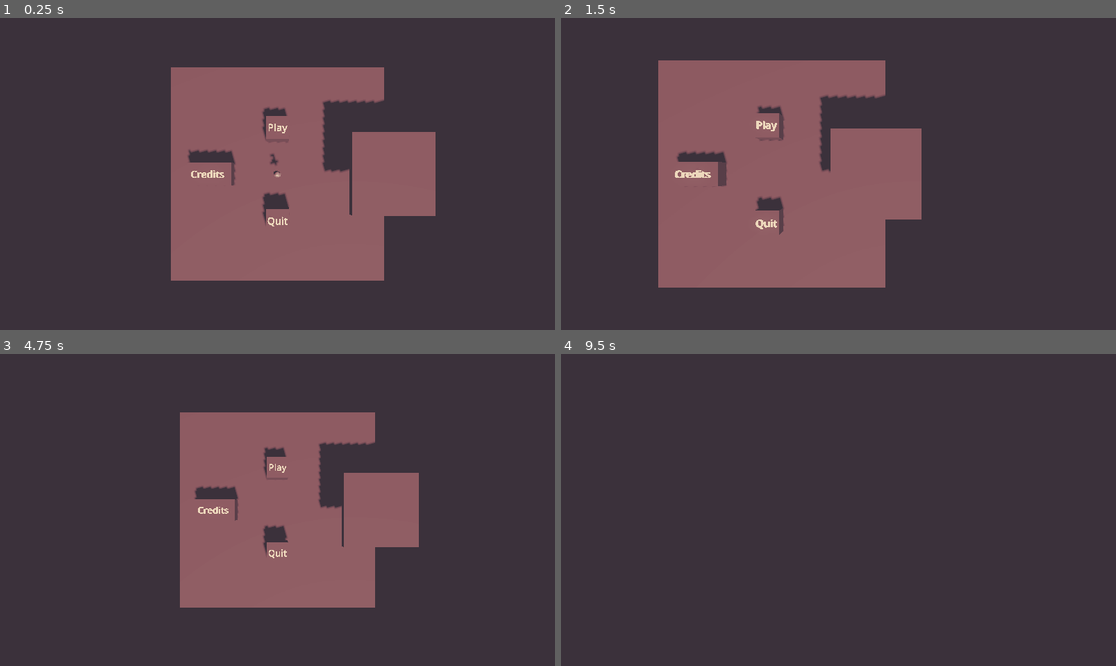
Above: before the commit, frames 1-4 (two rows, left to right).
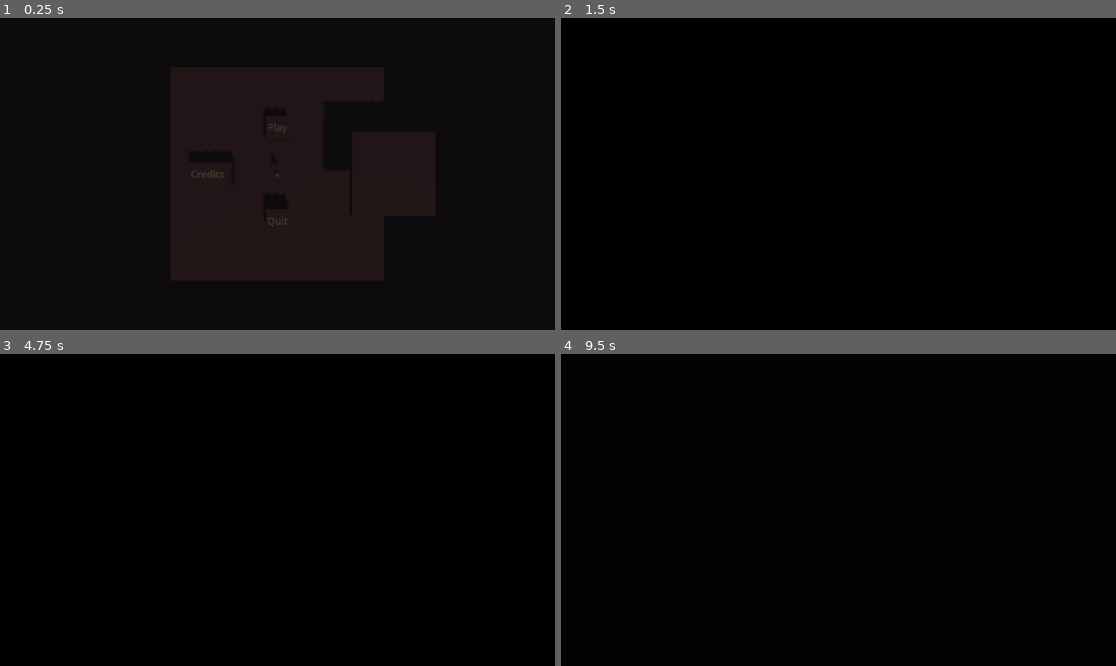
Above: after the commit, the same moments.

Repository: Raftatul/game-jam-behavior-2025
Game: Godot game, scene res://src/levels/main_menu.tscn
Two runs of this game, one before a commit and one after it. Both use one fixed random seed, a clock stepped at 60 frames per second and the inputs below. The engine's default icon, where the game draws it, is replaced by a stand-in: a white triangle on a blue panel in a dark square.
Inputs:
- Up to frame 1 (0.25 s): no input
- Up to frame 2 (1.5 s): tap Enter (ui_accept) at 0.5, 0.77 s; hold Right (ui_right) 0.53-1.28 s; tap Shift (dash) at 0.6 s; hold Down (ui_down) from 1.28 s (still down); tap E (switch_camera) at 1.35 s
- Up to frame 3 (4.75 s): tap Enter (ui_accept) at 1.52, 2, 2.75, 3.02, 3.5, 3.77, 4.25, 4.52 s; release Down (ui_down) at 2.03 s; hold Right (ui_right) 2.03-2.78 s; tap Shift (dash) at 2.1, 3.6 s; hold Up (ui_up) 2.78-3.53 s; tap E (switch_camera) at 2.85, 4.35 s; hold Left (ui_left) from 3.53 s (still down)
- Up to frame 4 (9.5 s): release Left (ui_left) at 5.03 s; hold Down (ui_down) 5.03-5.78 s; tap Shift (dash) at 5.1, 6.6, 8.1 s; hold Right (ui_right) 5.78-6.53 s; tap E (switch_camera) at 5.85, 7.35, 8.85 s; tap Enter (ui_accept) at 6.02, 6.77, 7.25, 7.52, 9.02 s; hold Up (ui_up) 6.53-7.28 s; hold Right (ui_right) 7.28-8.03 s; hold Down (ui_down) 8.03-8.78 s; hold Left (ui_left) from 8.78 s (still down)

The runs differ from the first frame. In frame 1, 100% of the frame differs, in the area x 0-100%, y 0-100%; in frame 2, 100%; in frame 3, 100%; in frame 4, 100%.

Commit message:
Add death screen

Diff:
--- a/game-jam-behavior-2025/src/character/character.tscn
+++ b/game-jam-behavior-2025/src/character/character.tscn
@@ -67,6 +67,42 @@
 stream_0/stream = ExtResource("15_y5dg0")
 stream_1/stream = ExtResource("17_gn7y0")
 
+[sub_resource type="Animation" id="Animation_ih6im"]
+resource_name = "death"
+tracks/0/type = "value"
+tracks/0/imported = false
+tracks/0/enabled = true
+tracks/0/path = NodePath(".:self_modulate")
+tracks/0/interp = 1
+tracks/0/loop_wrap = true
+tracks/0/keys = {
+"times": PackedFloat32Array(0, 1),
+"transitions": PackedFloat32Array(1, 1),
+"update": 0,
+"values": [Color(1, 1, 1, 0), Color(1, 1, 1, 1)]
+}
+
+[sub_resource type="Animation" id="Animation_7wjtf"]
+length = 0.001
+tracks/0/type = "value"
+tracks/0/imported = false
+tracks/0/enabled = true
+tracks/0/path = NodePath(".:self_modulate")
+tracks/0/interp = 1
+tracks/0/loop_wrap = true
+tracks/0/keys = {
+"times": PackedFloat32Array(0),
+"transitions": PackedFloat32Array(1),
+"update": 0,
+"values": [Color(1, 1, 1, 1)]
+}
+
+[sub_resource type="AnimationLibrary" id="AnimationLibrary_giy1u"]
+_data = {
+&"RESET": SubResource("Animation_7wjtf"),
+&"death": SubResource("Animation_ih6im")
+}
+
 [node name="Character" type="CharacterBody3D"]
 script = ExtResource("1_yny20")
 move_duration = 0.25
@@ -83,23 +119,23 @@
 transform = Transform3D(0.9, 0, 0, 0, 0.9, 0, 0, 0, 0.9, 0, 0, 0)
 
 [node name="Skeleton3D" parent="character_v1/metarig" index="0"]
-bones/4/position = Vector3(-1.22936e-10, 0.769726, -0.0552)
+bones/4/position = Vector3(1.85255e-10, 0.775255, -0.0552)
 bones/4/rotation = Quaternion(0.0851639, 1.18776e-07, 1.01523e-08, 0.996367)
-bones/5/rotation = Quaternion(-0.0476529, -0.0230621, 0.0103598, 0.998544)
-bones/6/rotation = Quaternion(-0.0525264, -0.000345773, -0.0141983, 0.998519)
+bones/5/rotation = Quaternion(-0.0473851, 0.00955409, -0.0268659, 0.99847)
+bones/6/rotation = Quaternion(-0.0525222, -0.000462136, -0.0189765, 0.998439)
 bones/6/scale = Vector3(1, 1, 1)
 bones/7/rotation = Quaternion(0.0018179, -1.18802e-07, 2.17452e-10, 0.999998)
 bones/8/rotation = Quaternion(0.103174, 9.06654e-10, -8.42276e-10, 0.994663)
 bones/9/rotation = Quaternion(-0.0513563, 0.000142839, 0.00517193, 0.998667)
-bones/10/rotation = Quaternion(0.998537, -0.02955, 0.0161014, -0.0423249)
-bones/11/rotation = Quaternion(0.0258512, 0.00527523, 0.0547052, 0.998154)
-bones/12/rotation = Quaternion(0.0712765, 0.0367636, 0.0398461, 0.995982)
-bones/13/position = Vector3(0.0947961, 0.27153, -0.032885)
-bones/14/position = Vector3(-0.108246, 0.262082, 0.0280341)
-bones/16/rotation = Quaternion(0.976467, -0.0197302, 0.0136774, 0.214326)
-bones/17/rotation = Quaternion(0.271378, 0.000498986, -0.0420982, 0.961551)
-bones/19/rotation = Quaternion(0.976467, 0.0197301, -0.013677, 0.214326)
-bones/20/rotation = Quaternion(0.271379, -0.000498985, 0.0420981, 0.961551)
+bones/10/rotation = Quaternion(0.996403, 0.0357617, 0.0215583, -0.0737398)
+bones/11/rotation = Quaternion(-0.0449927, 0.0157084, -0.0037847, 0.998857)
+bones/12/rotation = Quaternion(0.0998396, 0.00163785, -0.0778581, 0.991951)
+bones/13/position = Vector3(0.103527, 0.230648, -0.0340384)
+bones/14/position = Vector3(-0.0995156, 0.221201, 0.0268807)
+bones/16/rotation = Quaternion(0.978922, -0.0178148, 0.0135366, 0.203008)
+bones/17/rotation = Quaternion(0.248019, 0.000502308, -0.0384745, 0.967991)
+bones/19/rotation = Quaternion(0.978922, 0.0178147, -0.0135363, 0.203008)
+bones/20/rotation = Quaternion(0.24802, -0.000502306, 0.0384745, 0.967991)
 
 [node name="Pivot" type="Marker3D" parent="."]
 transform = Transform3D(1, 0, 0, 0, 1, 0, 0, 0, 1, 0, 1, 0)
@@ -169,6 +205,22 @@
 [node name="Step1Reverb" type="AudioStreamPlayer" parent="."]
 stream = SubResource("AudioStreamRandomizer_6hfyb")
 
+[node name="CanvasLayer" type="CanvasLayer" parent="."]
+layer = 2
+
+[node name="ColorRect" type="ColorRect" parent="CanvasLayer"]
+anchors_preset = 15
+anchor_right = 1.0
+anchor_bottom = 1.0
+grow_horizontal = 2
+grow_vertical = 2
+color = Color(0, 0, 0, 1)
+
+[node name="DeathPlayer" type="AnimationPlayer" parent="CanvasLayer/ColorRect"]
+libraries = {
+&"": SubResource("AnimationLibrary_giy1u")
+}
+
 [connection signal="on_screen_visibility_changed" from="VisibilityComponent" to="." method="_on_visibility_component_on_screen_visibility_changed"]
 
 [editable path="character_v1"]
--- a/game-jam-behavior-2025/src/character/player_character.gd
+++ b/game-jam-behavior-2025/src/character/player_character.gd
@@ -39,11 +39,15 @@
 @onready var step_1_reverb: AudioStreamPlayer = $Step1Reverb
 @onready var step_sounds_anim: AnimationPlayer = $StepSoundsAnim
 
+@onready var death_player: AnimationPlayer = $CanvasLayer/ColorRect/DeathPlayer
+
 
 func _ready() -> void:
-	await get_tree().process_frame
 	finite_state_machine.start_machine(self)
 	top_down_state_machine.start_machine(self)
+	death_player.play("death", -1, -1.0, true)
+
+	await get_tree().process_frame
 
 	global_position = CheckpointManager.respawn_point
 
--- a/game-jam-behavior-2025/src/character/states/player_death_state.gd
+++ b/game-jam-behavior-2025/src/character/states/player_death_state.gd
@@ -24,6 +24,8 @@
 	player.apply_gravity = false
 	player.velocity = Vector3.ZERO
 
+	player.death_player.play("death")
+
 	if player.root_motion_tween:
 		player.root_motion_tween.kill()
 
Not shown: 1 places in game-jam-behavior-2025/src/character/character.tscn that only renumber resources
